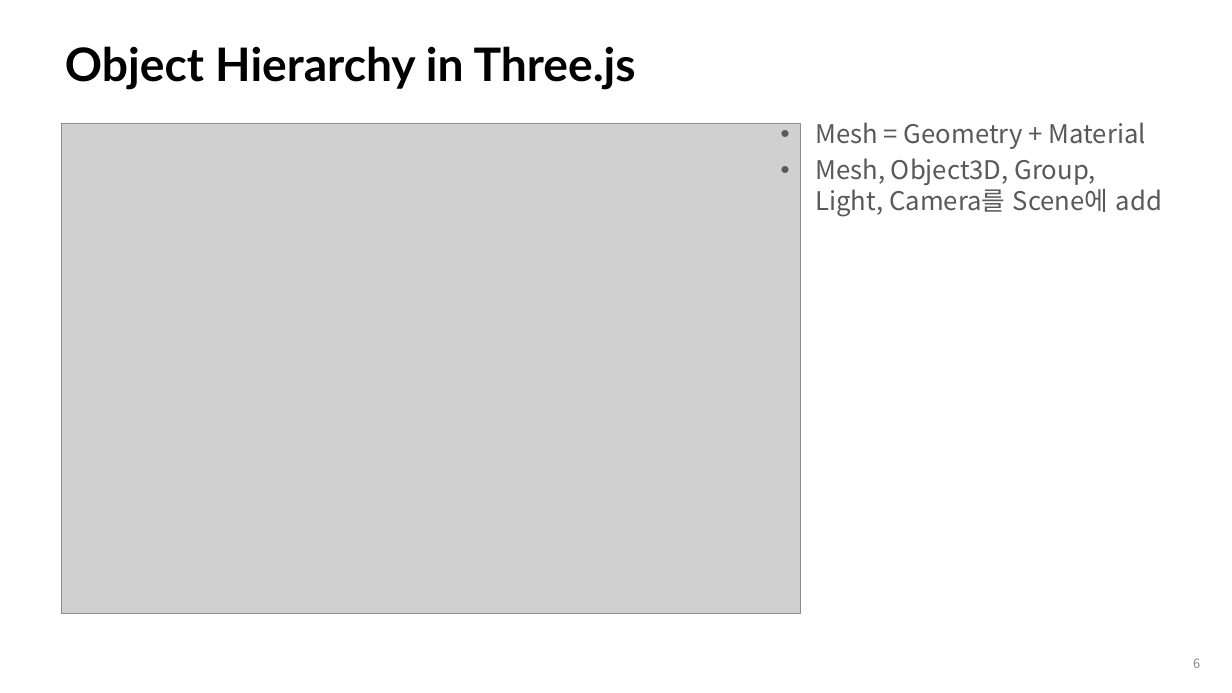
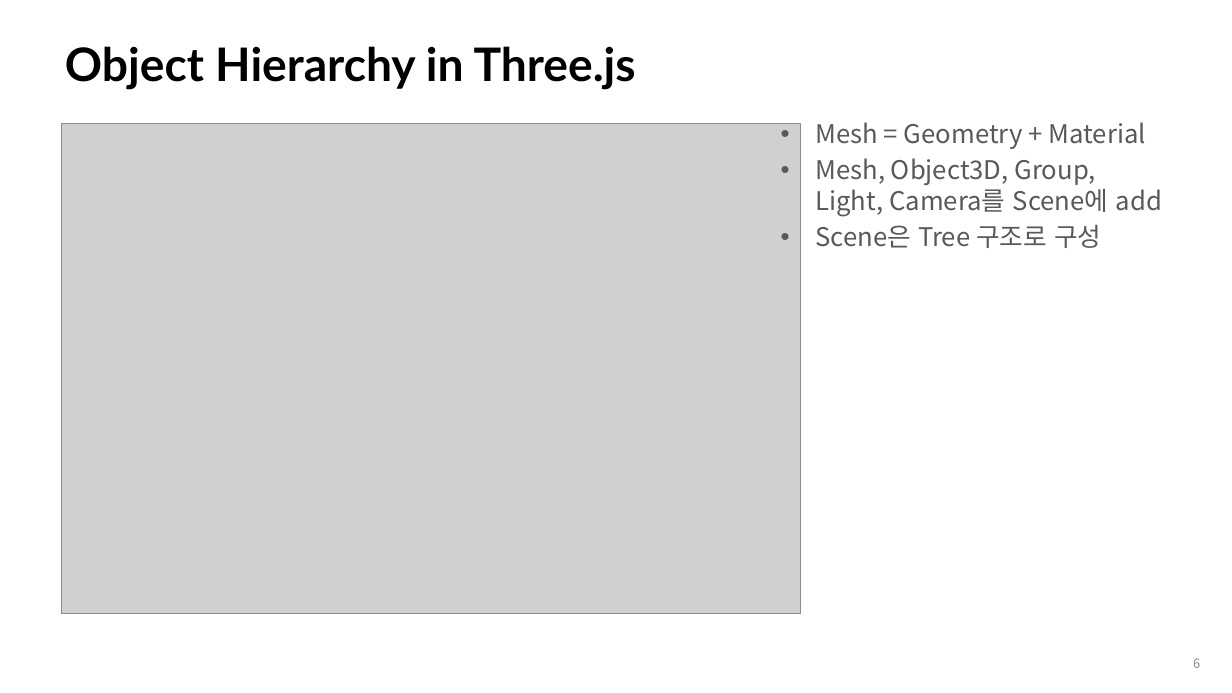
Before and after one commit to enaedong/WebGLDistFork, a slide deck: slide 6 of Notes/09_ThreeJS_1.pptx. Drawn at 1232x693 pixels with LibreOffice and Linux fonts; fonts in the diff are those of the drawing; grey boxes stand for pictures. Boxes give left, top, right and bottom in pixels: in the first picture for what was removed or moved away, otherwise in the second. Text is boxed around its words. In the diff, an @@ line names an element or a change of style, - is before the commit and + after.

Commit message:
2025_04_28_16_45

```diff
--- a/Notes/09_ThreeJS_1.pptx
+++ b/Notes/09_ThreeJS_1.pptx
@@ text at <box>815,225,1101,248</box>: paragraph added @@
+• Scene은 Tree 구조로 구성
```
